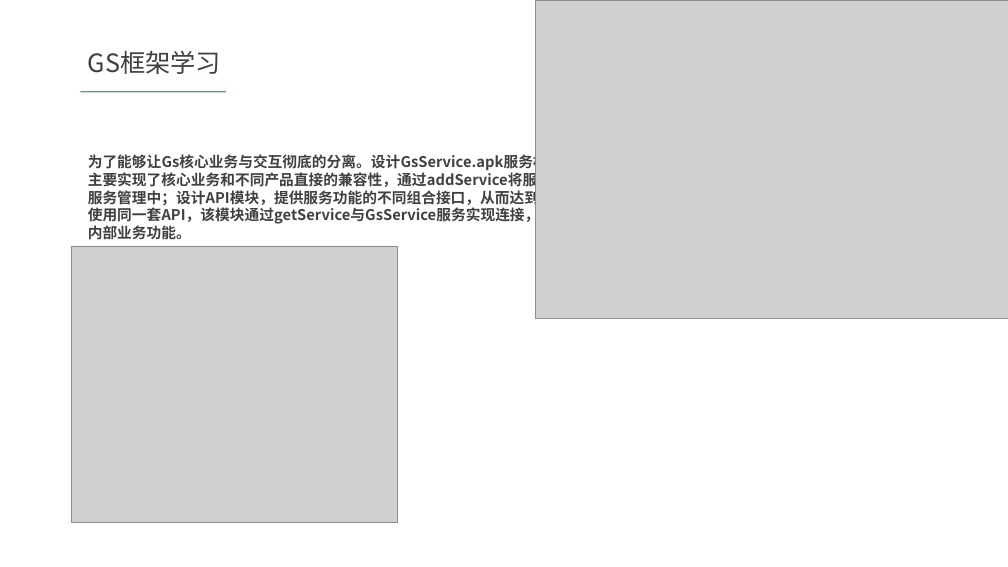
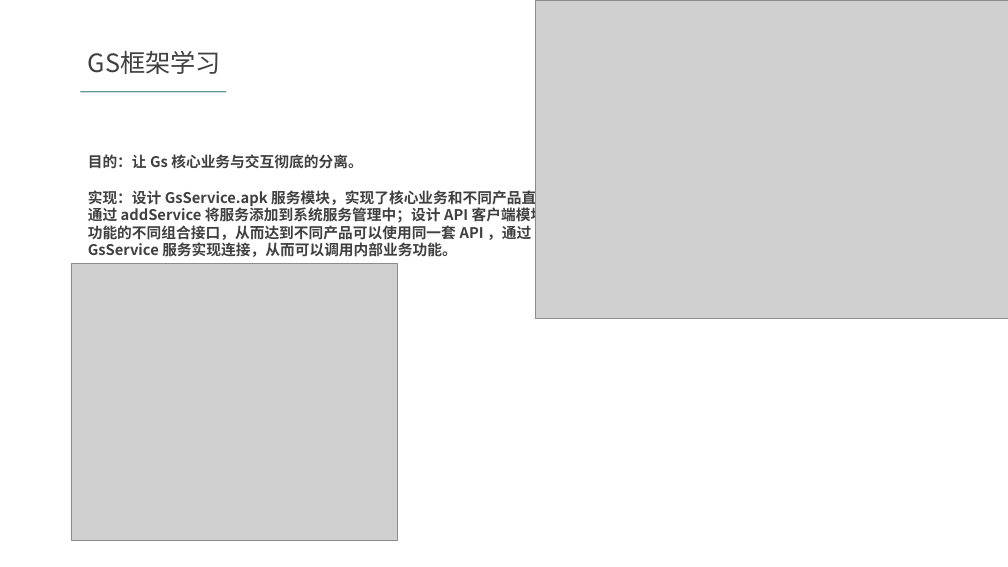
Before and after one commit to gs-wlzhou/FormalDefense, a slide deck: slide 15 of 转正答辩.pptx. Drawn at 1008x567 pixels with LibreOffice and Linux fonts; fonts in the diff are those of the drawing; grey boxes stand for pictures. Boxes give left, top, right and bottom in pixels: in the first picture for what was removed or moved away, otherwise in the second. Text is boxed around its words. In the diff, an @@ line names an element or a change of style, - is before the commit and + after.

```diff
--- a/转正答辩.pptx
+++ b/转正答辩.pptx
@@ text at (88,154,624,257): text changed @@
-为了能够让Gs核心业务与交互彻底的分离。设计GsService.apk服务模块，该模块主要实现了核心业务和不同产品直接的兼容性，通过addService将服务添加到系统服务管理中；设计API模块，提供服务功能的不同组合接口，从而达到不同产品可以使用同一套API，该模块通过getService与GsService服务实现连接，从而可以调用内部业务功能。
+目的：让 Gs 核心业务与交互彻底的分离。
+实现：设计 GsService.apk 服务模块，实现了核心业务和不同产品直接的兼容性，通过 addService 将服务添加到系统服务管理中；设计 API 客户端模块，提供服务功能的不同组合接口，从而达到不同产品可以使用同一套 API ，通过 getService 与 GsService 服务实现连接，从而可以调用内部业务功能。
@@ picture: place and size @@
-picture at (71,246,397,523)
+picture at (71,264,397,541)
```
Also in this commit, not shown: 1 other slide changed, 2 slides added, 1 slide removed.
